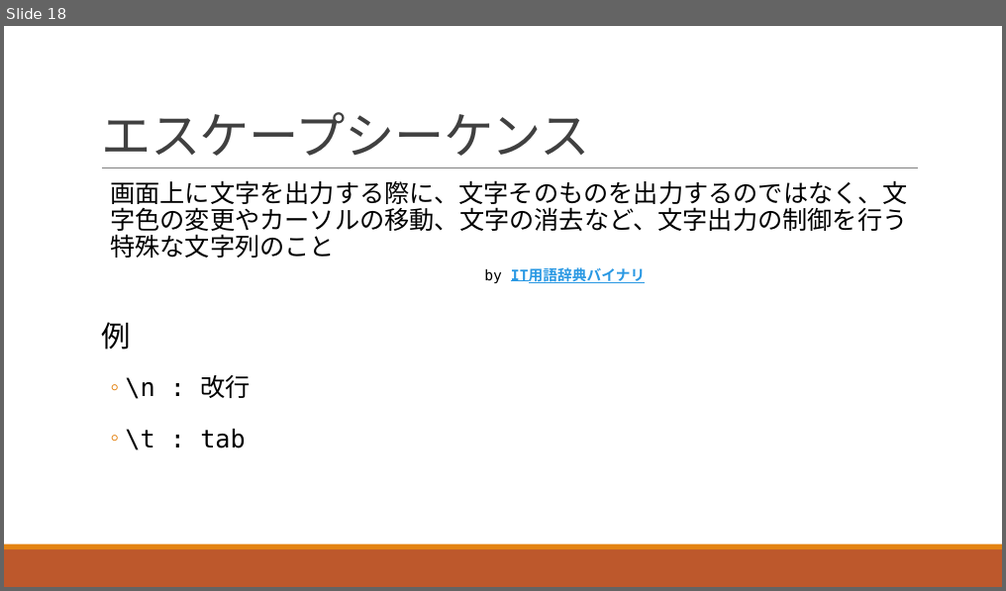
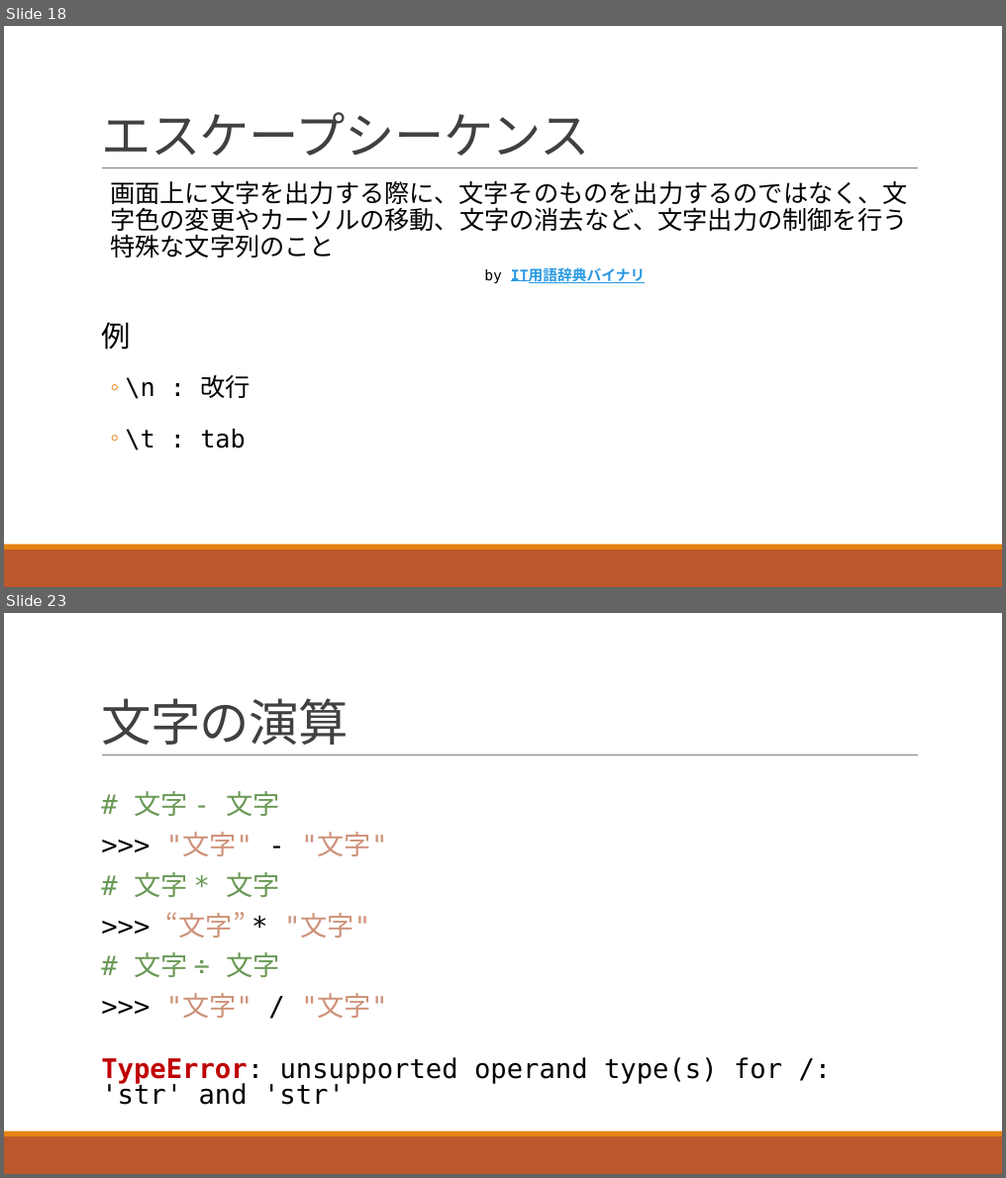
Before and after one commit to navy1634/Teach, a slide deck: 20230530/unit1.pptx. Shown one above the other, each under a label of ours: slide 18 before the commit, slides 18 and 23 after it; the slides between them are not shown. The pictures are 1006x591 and 1006x1178 pixels, drawn with LibreOffice and Linux fonts; fonts in the diff are those of the drawing. Boxes give left, top, right and bottom in pixels: in the first picture for what was removed or moved away, otherwise in the second. Text is boxed around its words. In the diff, an @@ line names an element or a change of style, - is before the commit and + after.

Commit message:
unit01 add 文字と数字

```diff
--- a/20230530/unit1.pptx
+++ b/20230530/unit1.pptx
@@ slide 23 added at box(4, 613, 1002, 1174), background #FFFFFF; not listed: 3 template elements that a slide beside it also shows @@
@@ title added at box(101, 698, 349, 745), 48 pt, text #404040 @@
+文字の演算
@@ text added at box(101, 791, 782, 1105), 25.9 pt, text #000000 @@
+  # 文字 - 文字
+  >>> "文字" - "文字"
+  # 文字 * 文字
+  >>> “文字” * "文字"
+  # 文字 ÷ 文字
+  >>> "文字" / "文字"
+  TypeError: unsupported operand type(s) for /: 'str' and 'str'
```
Also in this commit, not shown: 5 slides changed, 1 other slide added, 1 other file.
